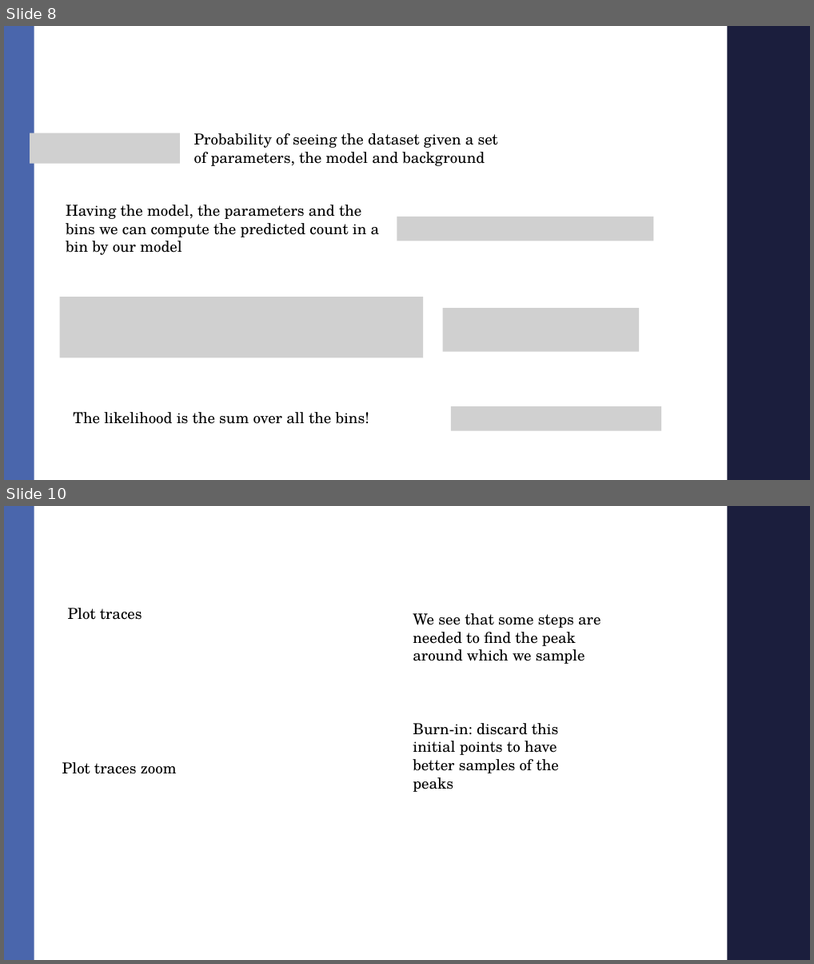
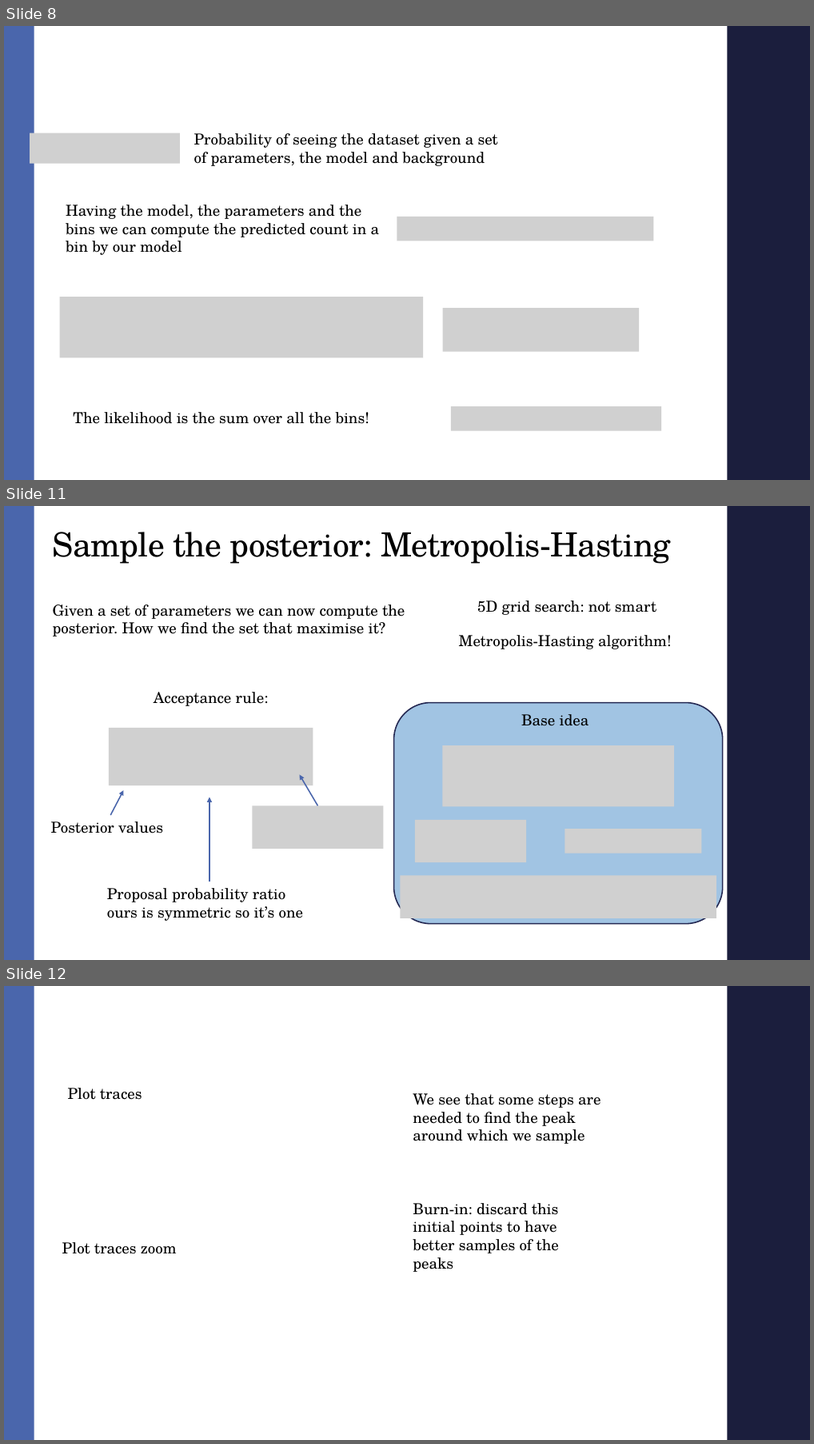
Before and after one commit to AndreaMarcone01/Bayesian_exam, a slide deck: Seminar.pptx. Shown one above the other, each under a label of ours: slides 8 and 10 before the commit, slides 8, 11 and 12 after it; the slides between them are not shown. The pictures are 814x964 and 814x1444 pixels, drawn with LibreOffice and Linux fonts; fonts in the diff are those of the drawing; grey boxes stand for pictures; background and template pictures are left out. Boxes give left, top, right and bottom in pixels: in the first picture for what was removed or moved away, otherwise in the second. Text is boxed around its words. In the diff, an @@ line names an element or a change of style, - is before the commit and + after.

```diff
--- a/Seminar.pptx
+++ b/Seminar.pptx
@@ slide 11 added at [4,506,810,960], background #FFFFFF; not listed: 2 template elements that a slide beside it also shows @@
@@ title added at [53,532,671,564], 39.6 pt, text #000000 @@
+Sample the posterior: Metropolis-Hasting
@@ text added at [478,600,657,615], 18 pt, text #000000 @@
+5D grid search: not smart
@@ text added at [53,604,405,636], 18 pt, text #000000 @@
+Given a set of parameters we can now compute the posterior. How we find the set that maximise it?
@@ text added at [459,635,672,649], 18 pt, text #000000 @@
+Metropolis-Hasting algorithm!
@@ text added at [154,692,269,706], 18 pt, text #000000 @@
+Acceptance rule:
@@ group added at [394,703,723,924]: 4 pictures, 1 rounded rectangle, 1 text @@
+Base idea
@@ picture added at [109,728,313,785] @@
@@ arrow added from (110, 815) to (124, 790), #4A66AC 1.5 pt @@
@@ arrow added from (318, 805) to (300, 775), #4A66AC 1.5 pt @@
@@ arrow added from (210, 882) to (210, 797), #4A66AC 1.5 pt @@
@@ picture added at [253,805,384,848] @@
@@ text added at [51,821,163,833], 18 pt, text #000000 @@
+Posterior values
@@ text added at [107,888,303,920], 18 pt, text #000000 @@
+Proposal probability ratio
+ours is symmetric so it’s one
@@ what was slide 10 is now slide 12 @@
```
Also in this commit, not shown: 3 slides changed, 2 other slides added, 1 slide removed, 3 other files.
